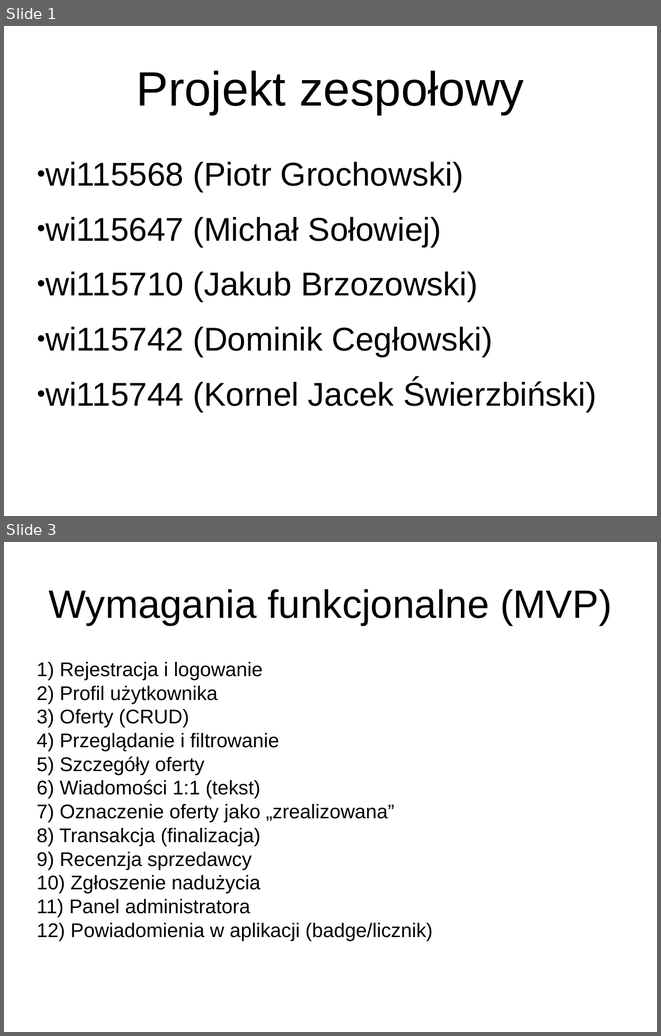
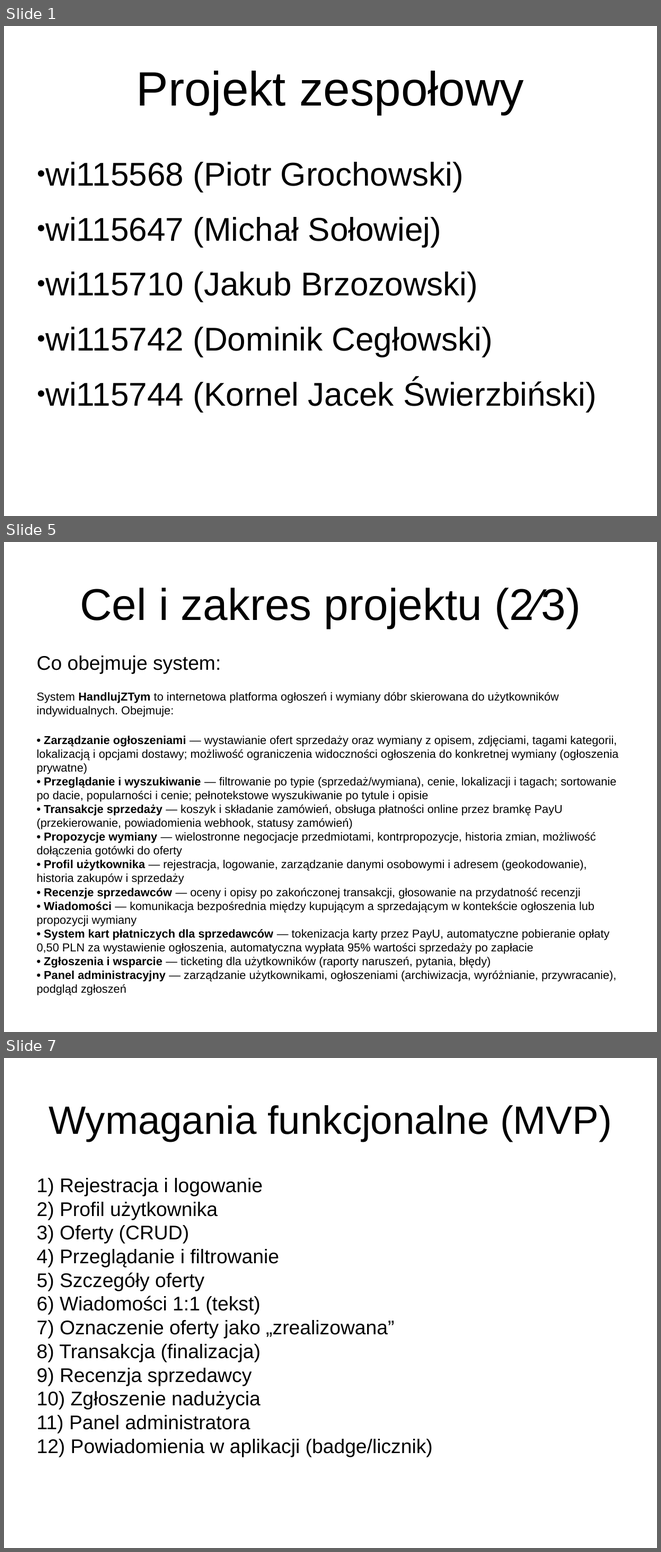
Before and after one commit to Majkul/Projekt_Zespolowy, a slide deck: ProjektZespolowyGr3/Presentation/TH2025GR3.pptx. Shown one above the other, each under a label of ours: slides 1 and 3 before the commit, slides 1, 5 and 7 after it; the slides between them are not shown. The pictures are 661x1036 and 661x1552 pixels, drawn with LibreOffice and Linux fonts; fonts in the diff are those of the drawing. Boxes give left, top, right and bottom in pixels: in the first picture for what was removed or moved away, otherwise in the second. Text is boxed around its words. In the diff, an @@ line names an element or a change of style, - is before the commit and + after.

```diff
--- a/ProjektZespolowyGr3/Presentation/TH2025GR3.pptx
+++ b/ProjektZespolowyGr3/Presentation/TH2025GR3.pptx
@@ slide 5 added at bbox=[4, 542, 657, 1032], background #FFFFFF @@
@@ title added at bbox=[80, 588, 581, 628], 54 pt, text #000000 @@
+Cel i zakres projektu (2⁄3)
@@ text added at bbox=[37, 655, 618, 995], 14 pt, text #000000 @@
+Co obejmuje system:
+System HandlujZTym to internetowa platforma ogłoszeń i wymiany dóbr skierowana do użytkowników indywidualnych. Obejmuje:
+• Zarządzanie ogłoszeniami — wystawianie ofert sprzedaży oraz wymiany z opisem, zdjęciami, tagami kategorii, lokalizacją i opcjami dostawy; możliwość ograniczenia widoczności ogłoszenia do konkretnej wymiany (ogłoszenia prywatne)
+• Przeglądanie i wyszukiwanie — filtrowanie po typie (sprzedaż/wymiana), cenie, lokalizacji i tagach; sortowanie po dacie, popularności i cenie; pełnotekstowe wyszukiwanie po tytule i opisie
+• Transakcje sprzedaży — koszyk i składanie zamówień, obsługa płatności online przez bramkę PayU (przekierowanie, powiadomienia webhook, statusy zamówień)
+• Propozycje wymiany — wielostronne negocjacje przedmiotami, kontrpropozycje, historia zmian, możliwość dołączenia gotówki do oferty
+• Profil użytkownika — rejestracja, logowanie, zarządzanie danymi osobowymi i adresem (geokodowanie), historia zakupów i sprzedaży
+• Recenzje sprzedawców — oceny i opisy po zakończonej transakcji, głosowanie na przydatność recenzji
+• Wiadomości — komunikacja bezpośrednia między kupującym a sprzedającym w kontekście ogłoszenia lub propozycji wymiany
+• System kart płatniczych dla sprzedawców — tokenizacja karty przez PayU, automatyczne pobieranie opłaty 0,50 PLN za wystawienie ogłoszenia, automatyczna wypłata 95% wartości sprzedaży po zapłacie
+• Zgłoszenia i wsparcie — ticketing dla użytkowników (raporty naruszeń, pytania, błędy)
+• Panel administracyjny — zarządzanie użytkownikami, ogłoszeniami (archiwizacja, wyróżnianie, przywracanie), podgląd zgłoszeń
@@ what was slide 3 is now slide 7 @@
```
Also in this commit, not shown: 1 slide changed, 61 other slides added.
